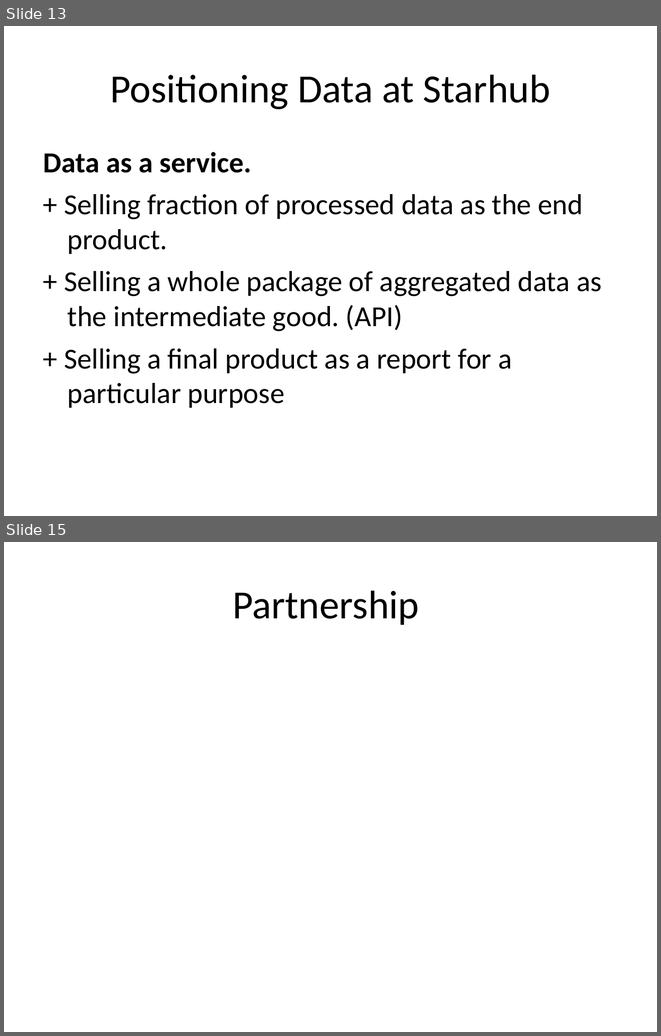
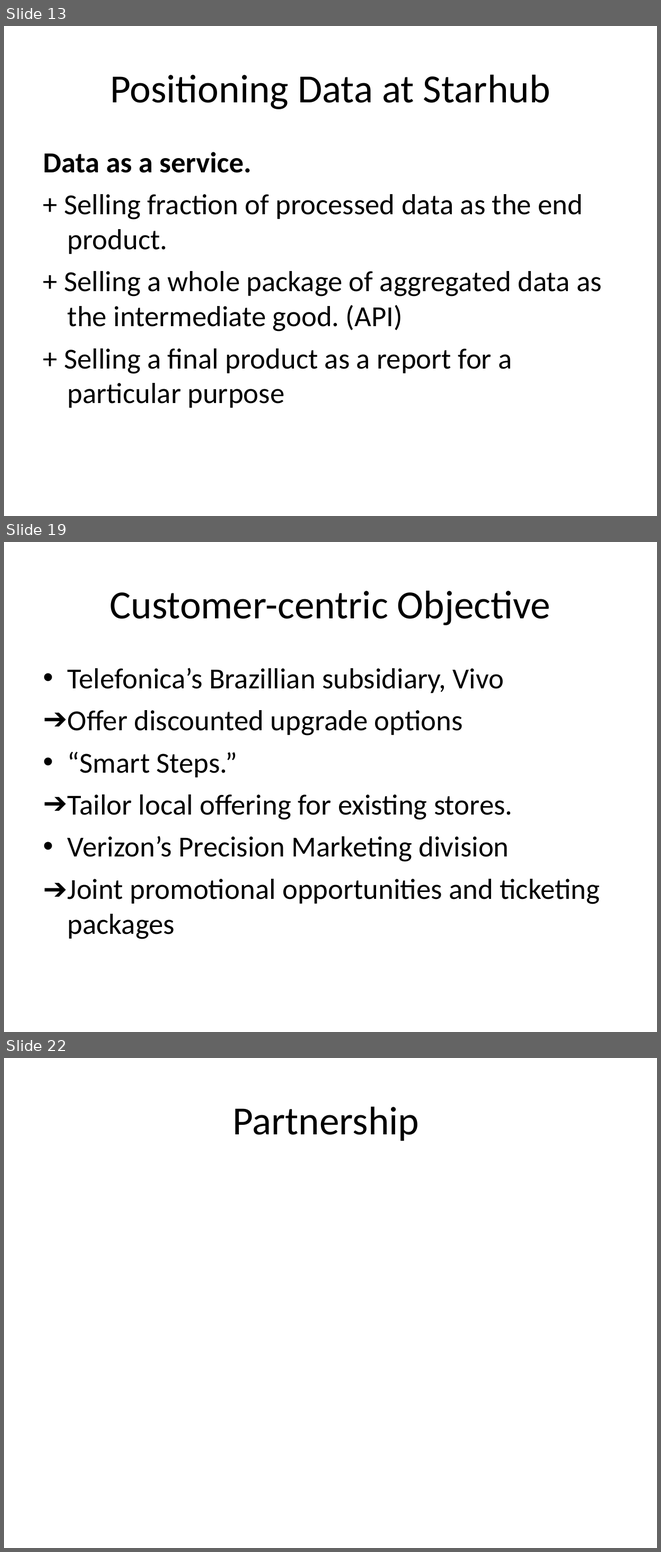
Before and after one commit to NUS-Anonymous/LTA-Data, a slide deck: Business Final Presentation/Presentation1.ppt. Shown one above the other, each under a label of ours: slides 13 and 15 before the commit, slides 13, 19 and 22 after it; the slides between them are not shown. The pictures are 661x1036 and 661x1552 pixels, drawn with LibreOffice and Linux fonts; fonts in the diff are those of the drawing. Boxes give left, top, right and bottom in pixels: in the first picture for what was removed or moved away, otherwise in the second. Text is boxed around its words. In the diff, an @@ line names an element or a change of style, - is before the commit and + after.

```diff
--- a/Business Final Presentation/Presentation1.ppt
+++ b/Business Final Presentation/Presentation1.ppt
@@ slide 19 added at <box>4,542,657,1032</box>, background #FFFFFF @@
@@ title added at <box>109,590,550,625</box>, 44 pt, text #000000 @@
+Customer-centric Objective
@@ text added at <box>43,668,600,939</box>, 32 pt, text #000000 @@
+• Telefonica’s Brazillian subsidiary, Vivo
+➔ Offer discounted upgrade options
+• “Smart Steps.”
+➔ Tailor local offering for existing stores.
+• Verizon’s Precision Marketing division
+➔Joint promotional opportunities and ticketing packages
@@ what was slide 15 is now slide 22 @@
```
Also in this commit, not shown: 7 other slides added, 1 slide removed.
